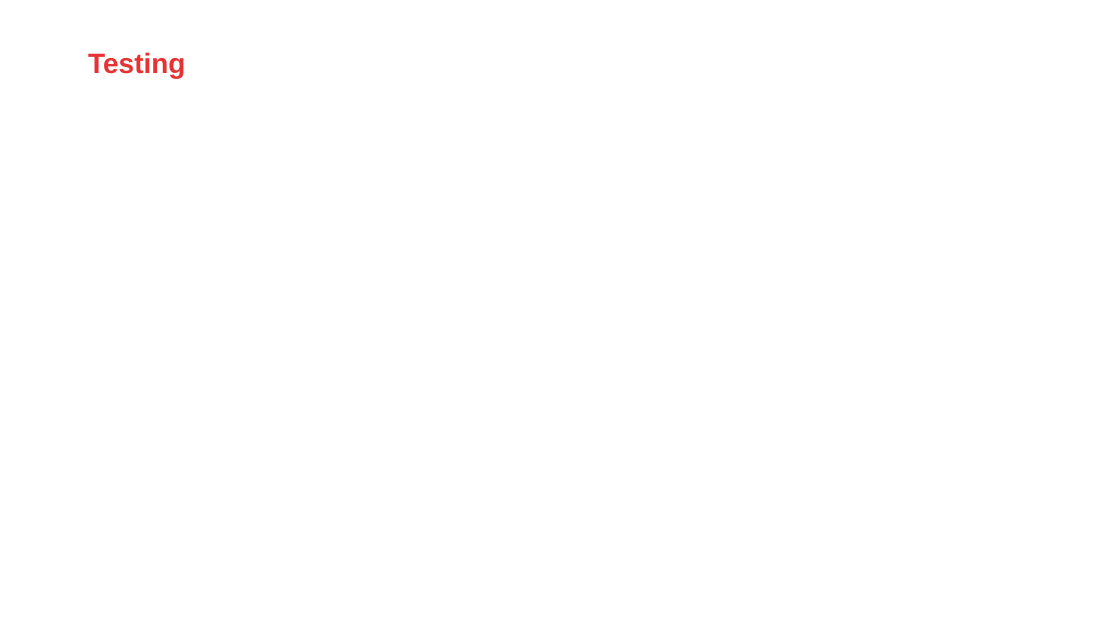
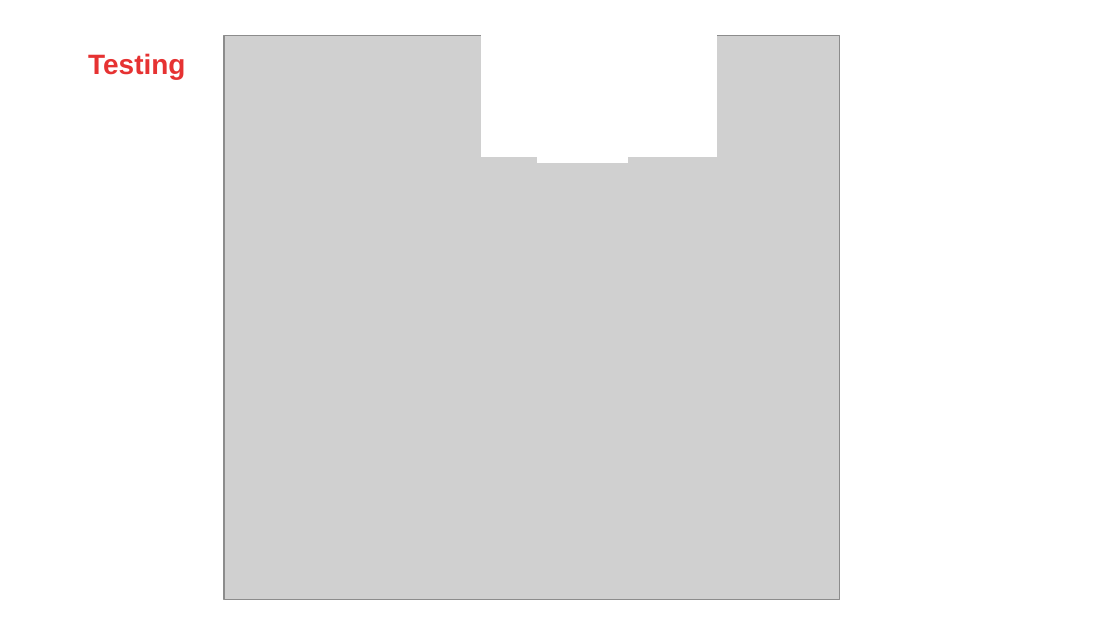
Before and after one commit to AMIS-Services/sig-javascript-tooling, a slide deck: slide 15 of React SIG 3 slides.pptx (slide 11 before the commit). Drawn at 1120x630 pixels with LibreOffice and Linux fonts; fonts in the diff are those of the drawing; grey boxes stand for pictures; background and template pictures are left out. Boxes give left, top, right and bottom in pixels: in the first picture for what was removed or moved away, otherwise in the second. Text is boxed around its words. In the diff, an @@ line names an element or a change of style, - is before the commit and + after.

```diff
--- a/React SIG 3 slides.pptx
+++ b/React SIG 3 slides.pptx
@@ rectangle added at [482, 24, 717, 157], fill #FFFFFF, outline #FFFFFF 0.75 pt @@
@@ picture added at [224, 35, 840, 599] @@
@@ rectangle added at [538, 62, 627, 162], fill #FFFFFF, outline #FFFFFF 0.75 pt @@
```
Also in this commit, not shown: 7 other slides changed, 8 slides added, 1 slide removed, 9 other files.
